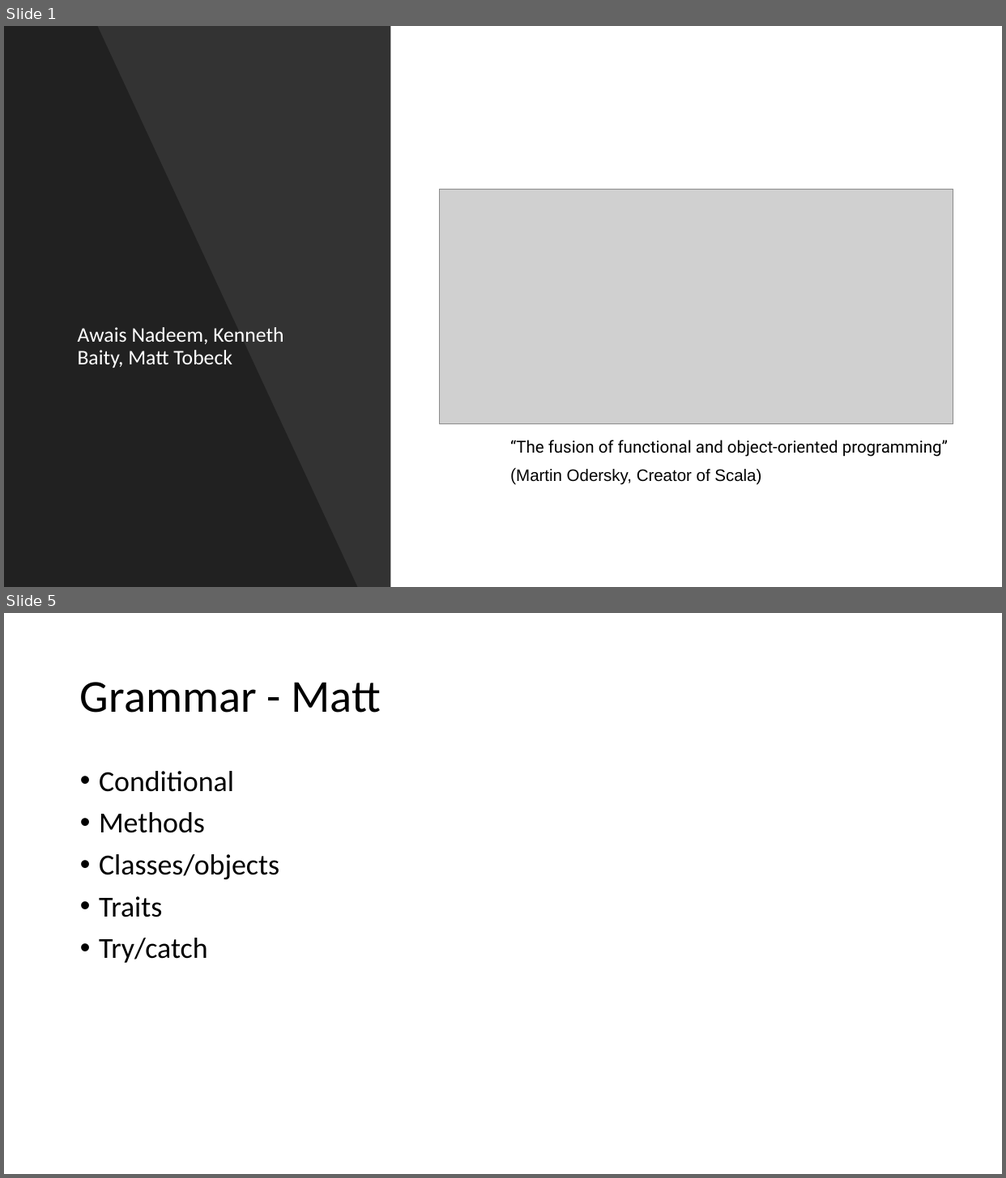
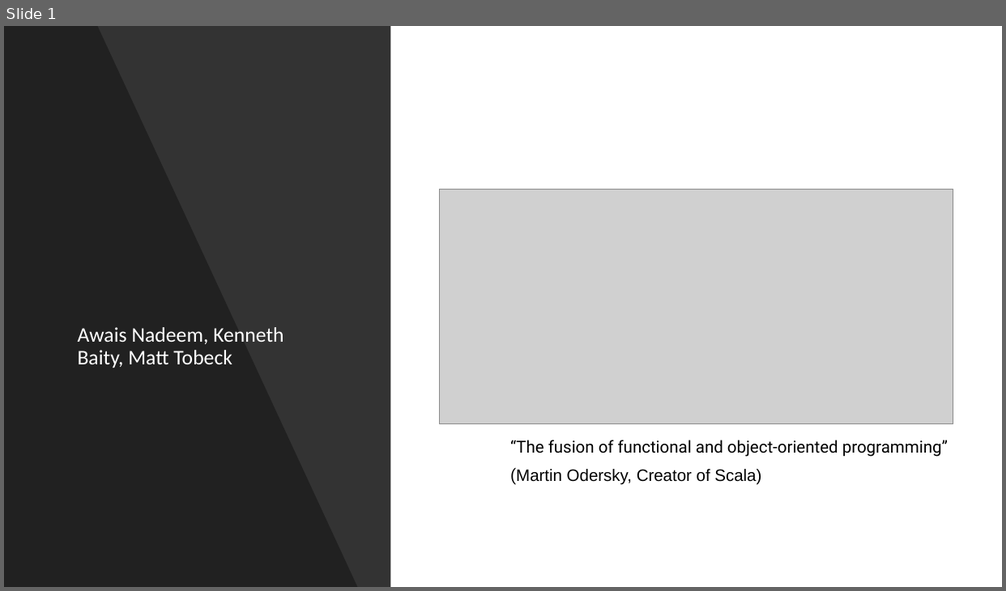
Before and after one commit to anadeem2/IT327ScalaProject, a slide deck: ScalaPresentation.pptx. Shown one above the other, each under a label of ours: slides 1 and 5 before the commit, slide 1 after it; the slides between them are not shown. The pictures are 1006x1178 and 1006x591 pixels, drawn with LibreOffice and Linux fonts; fonts in the diff are those of the drawing; grey boxes stand for pictures. Boxes give left, top, right and bottom in pixels: in the first picture for what was removed or moved away, otherwise in the second. Text is boxed around its words. In the diff, an @@ line names an element or a change of style, - is before the commit and + after.

```diff
--- a/ScalaPresentation.pptx
+++ b/ScalaPresentation.pptx
@@ slide 5 removed at <box>4,613,1002,1174</box>, background #FFFFFF @@
@@ title removed at <box>80,682,381,713</box> @@
-Grammar - Matt
@@ text removed at <box>99,771,279,963</box> @@
-• Conditional
-• Methods
-• Classes/objects
-• Traits
-• Try/catch
```
Also in this commit, not shown: 3 slides changed, 12 slides added, 5 other slides removed, 28 other files.
